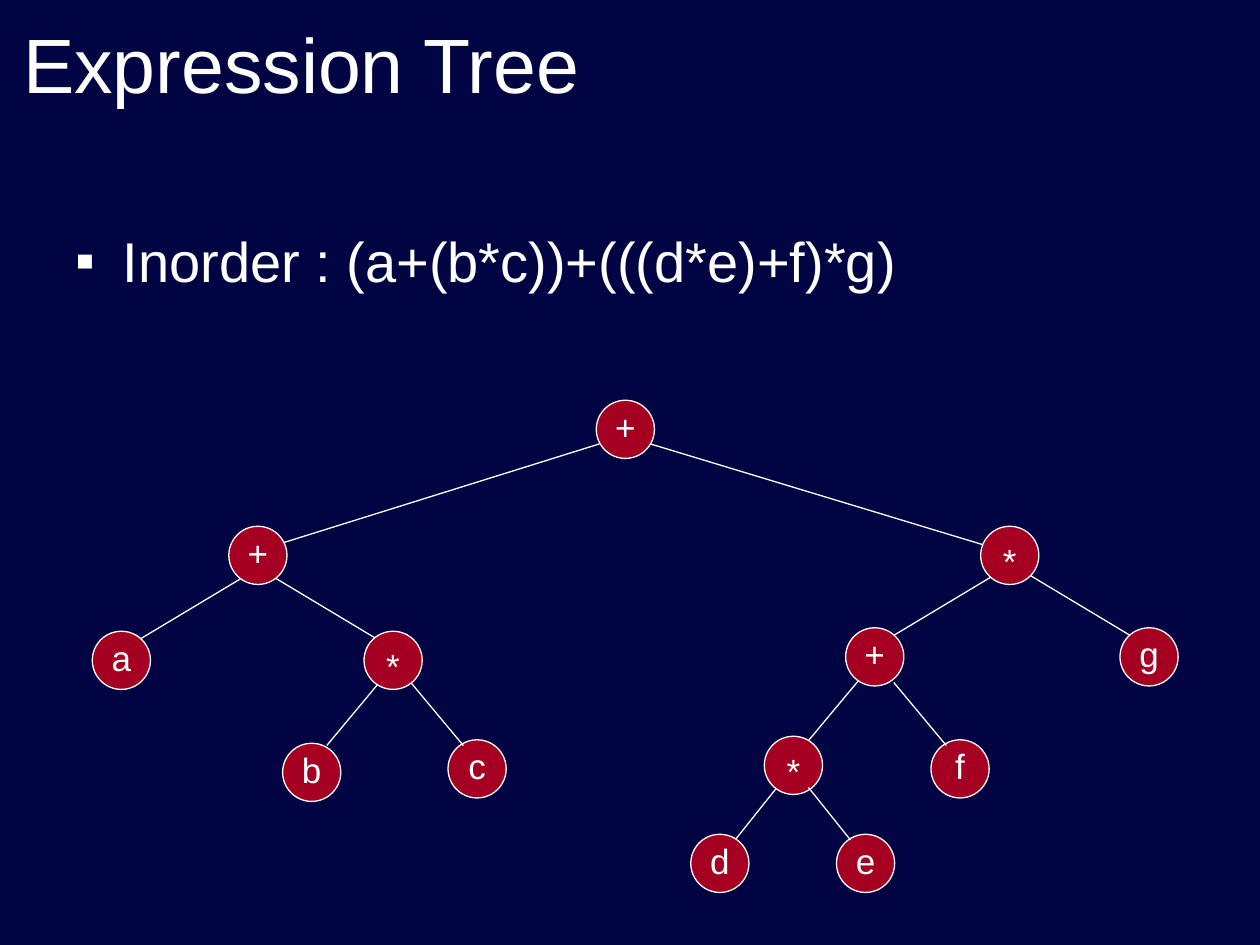
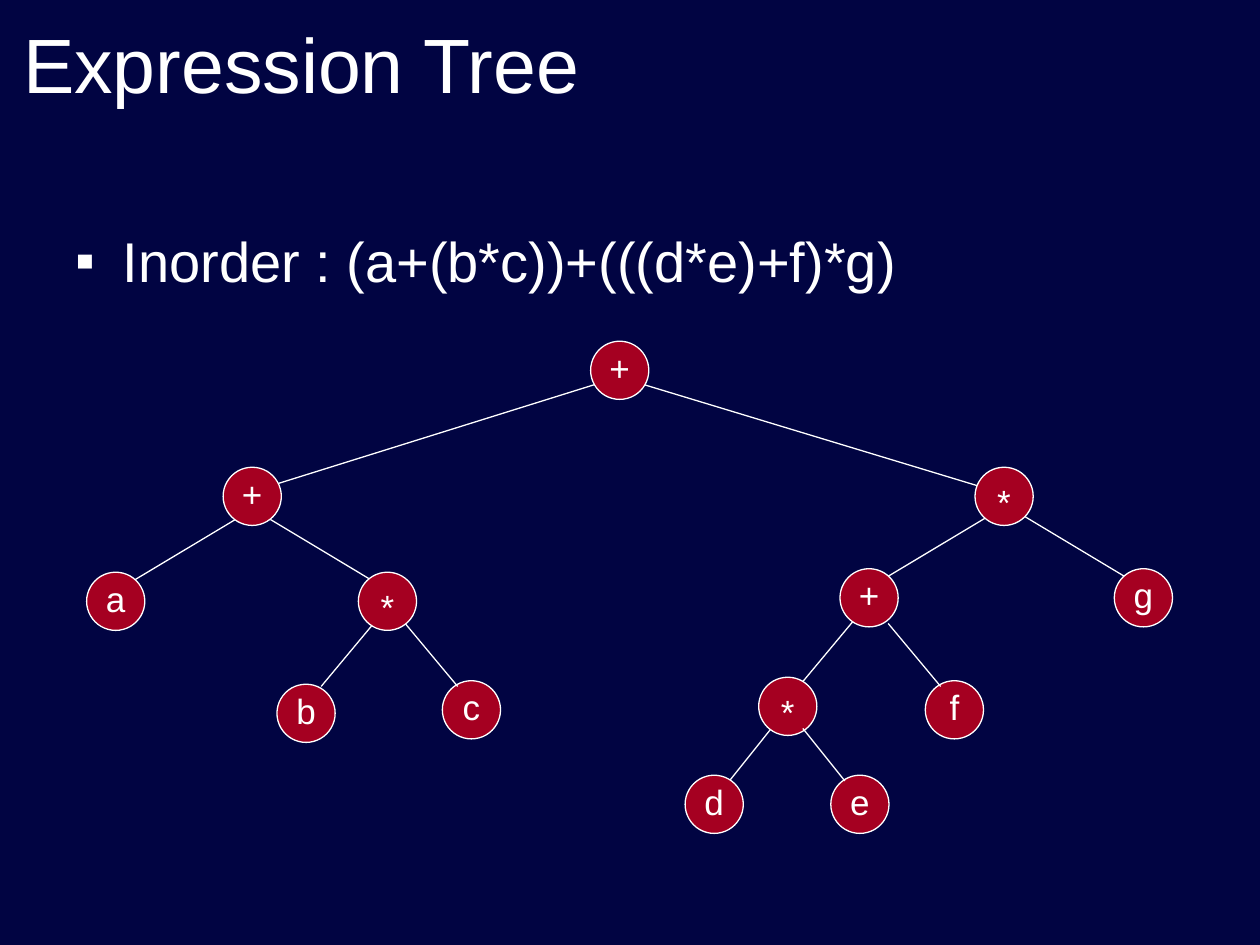
Before and after one commit to bamboat3/ds, a slide deck: slide 14 of lec25.ppt (slide 13 before the commit). Drawn at 1260x945 pixels with LibreOffice and Linux fonts; fonts in the diff are those of the drawing. Boxes give left, top, right and bottom in pixels: in the first picture for what was removed or moved away, otherwise in the second. Text is boxed around its words. In the diff, an @@ line names an element or a change of style, - is before the commit and + after.

```diff
--- a/lec25.ppt
+++ b/lec25.ppt
@@ 13 texts, 13 ellipses, 12 lines: place and size @@
-13 texts, 13 ellipses, 12 lines at bbox=[92, 399, 1178, 892]
+13 texts, 13 ellipses, 12 lines at bbox=[87, 340, 1172, 833]
```
Also in this commit, not shown: 3 slides added, 4 other files.
